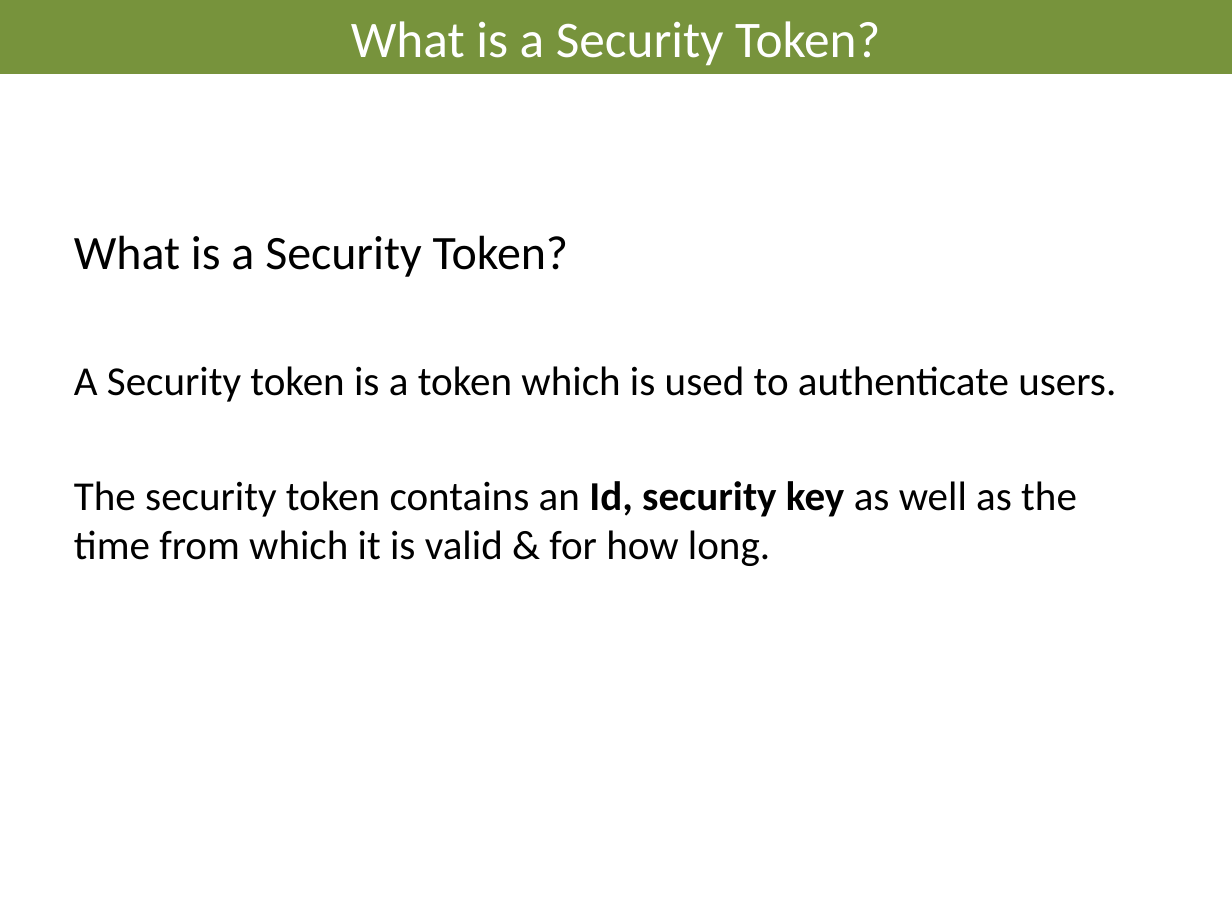
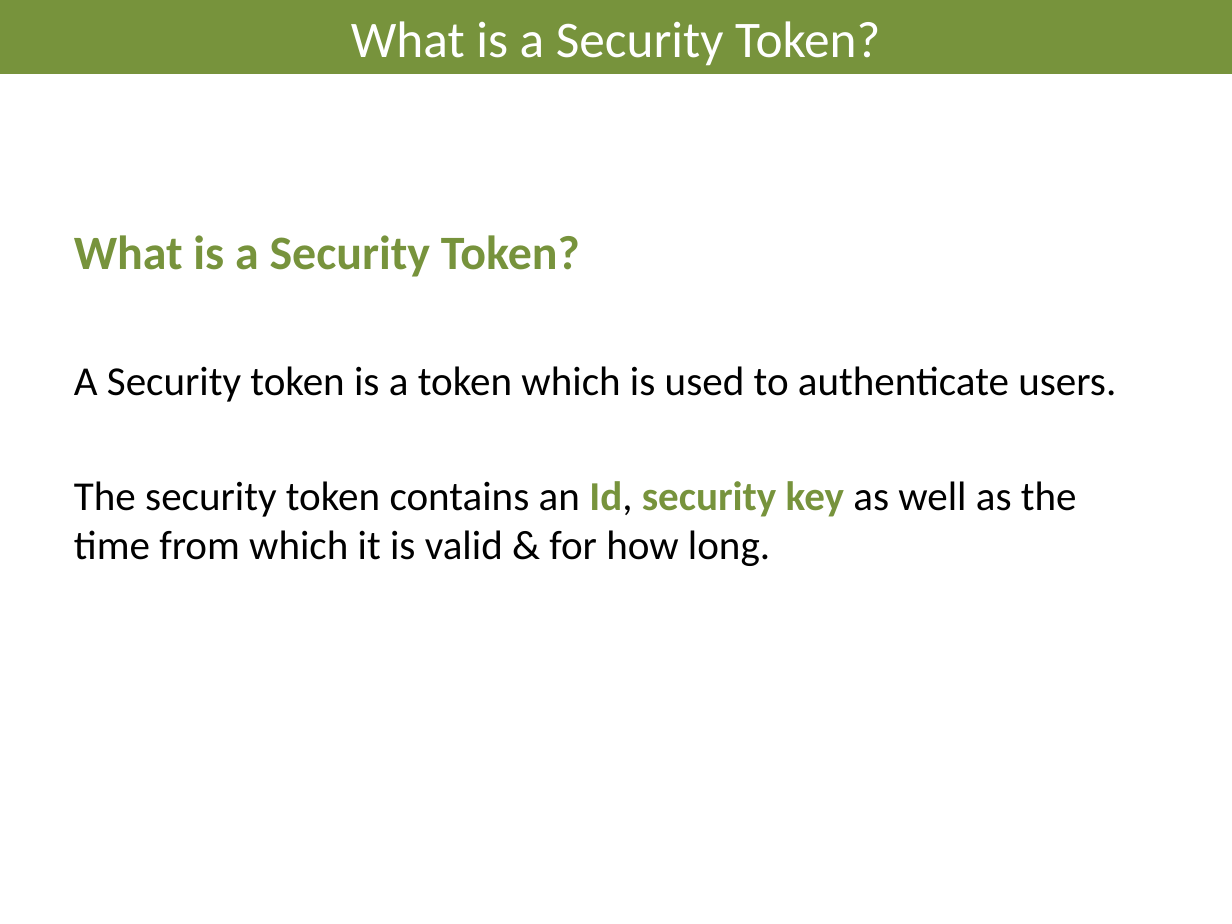
Before and after one commit to AndreasElffors/IdentityTemplate, a slide deck: slide 27 of Documents/Identity-Theory.pptx (slide 14 before the commit). Drawn at 1232x924 pixels with LibreOffice and Linux fonts; fonts in the diff are those of the drawing; background and template pictures are left out. Boxes give left, top, right and bottom in pixels: in the first picture for what was removed or moved away, otherwise in the second. Text is boxed around its words. In the diff, an @@ line names an element or a change of style, - is before the commit and + after.

```diff
--- a/Documents/Identity-Theory.pptx
+++ b/Documents/Identity-Theory.pptx
@@ text at box(74, 235, 1077, 566): text colour #000000 to #77933C in "What is a Security Token?", "Id, security key"; bold on in "What is a Security Token?"; bold off in "Id," @@
```
Also in this commit, not shown: 12 other slides changed, 12 slides added, 2 slides removed.
